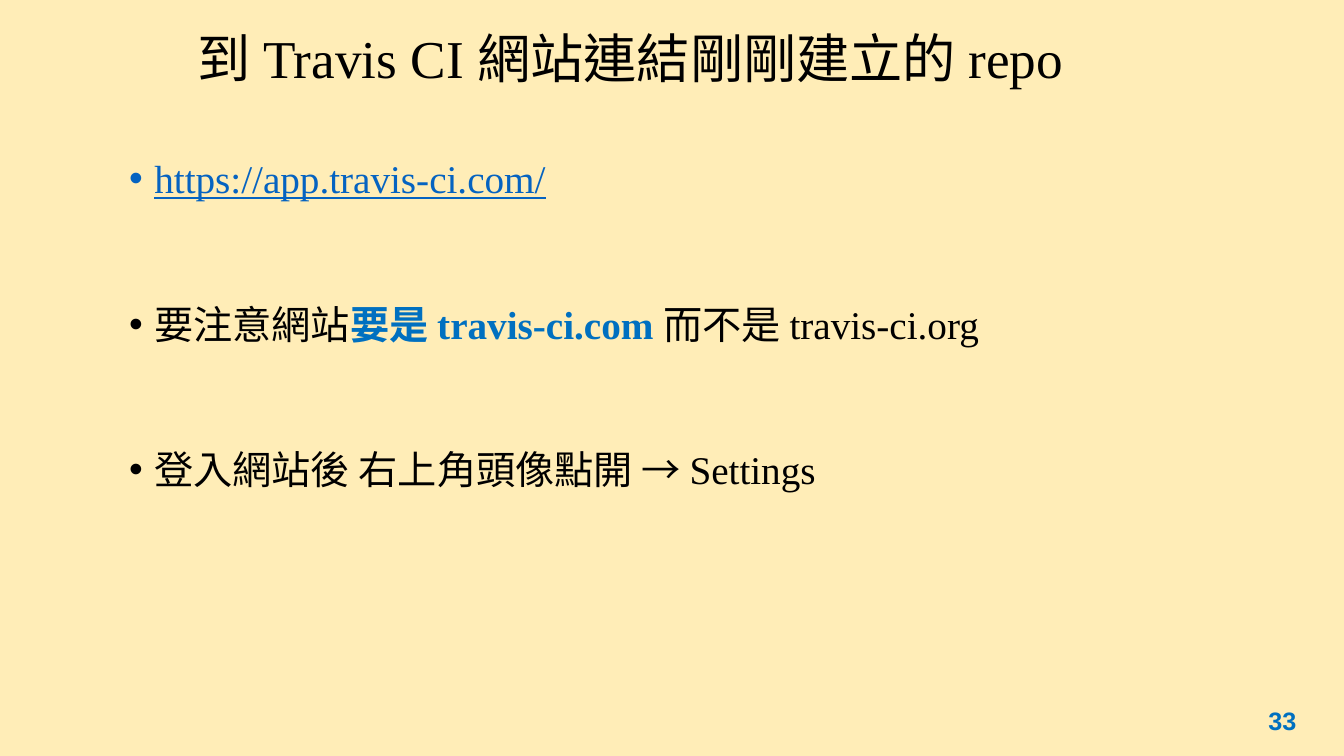
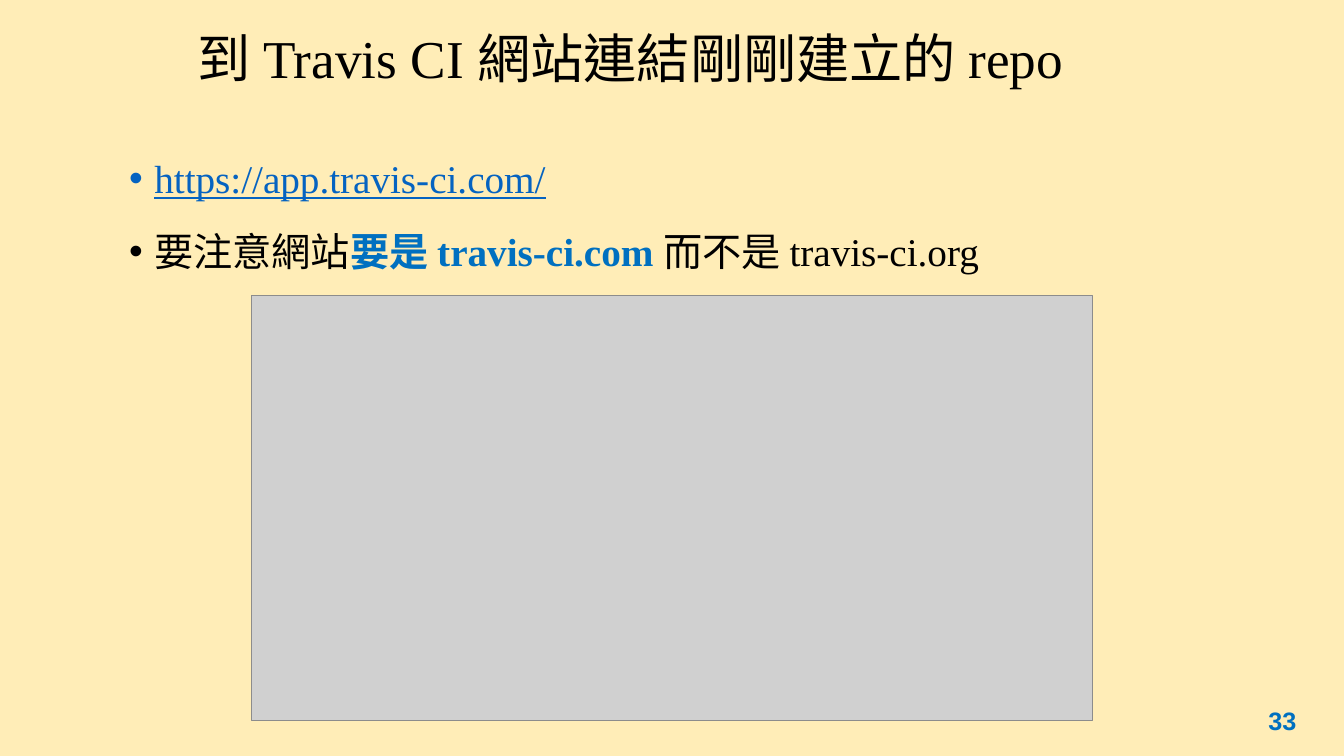
Before and after one commit to sftseng7401/ch4demo, a slide deck: slide 33 of myapp/Chapter4.pptx. Drawn at 1344x756 pixels with LibreOffice and Linux fonts; fonts in the diff are those of the drawing; grey boxes stand for pictures. Boxes give left, top, right and bottom in pixels: in the first picture for what was removed or moved away, otherwise in the second. Text is boxed around its words. In the diff, an @@ line names an element or a change of style, - is before the commit and + after.

```diff
--- a/myapp/Chapter4.pptx
+++ b/myapp/Chapter4.pptx
@@ picture added at (251,295,1093,720) @@
@@ text at (154,451,816,492): paragraph removed @@
-• 登入網站後 右上角頭像點開 → Settings
```
Also in this commit, not shown: 2 other slides changed, 3 slides added, 2 slides removed.
